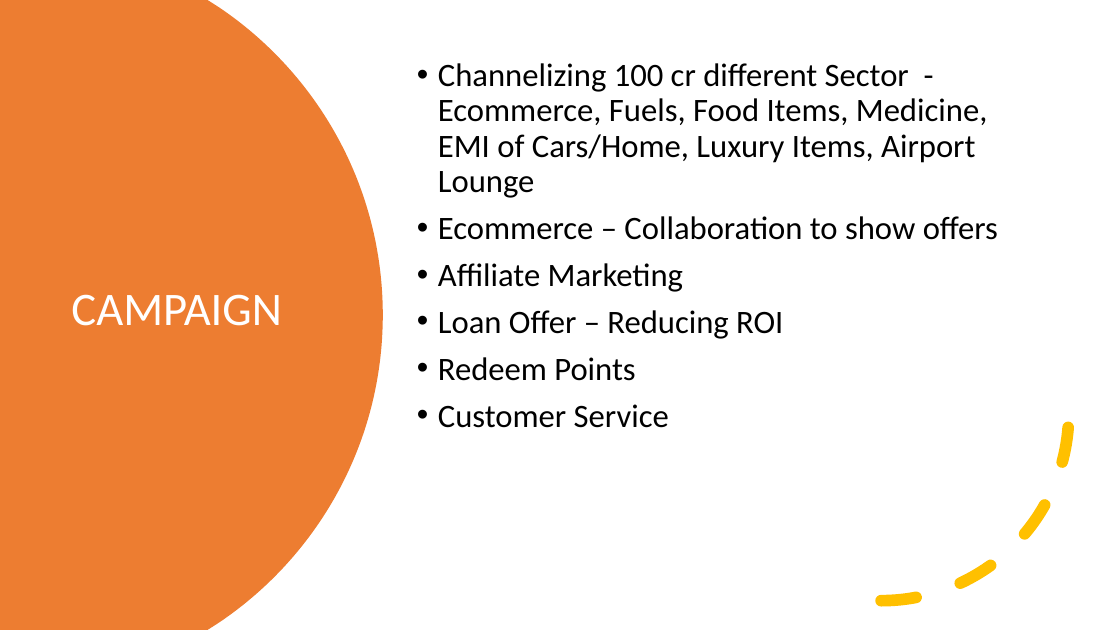
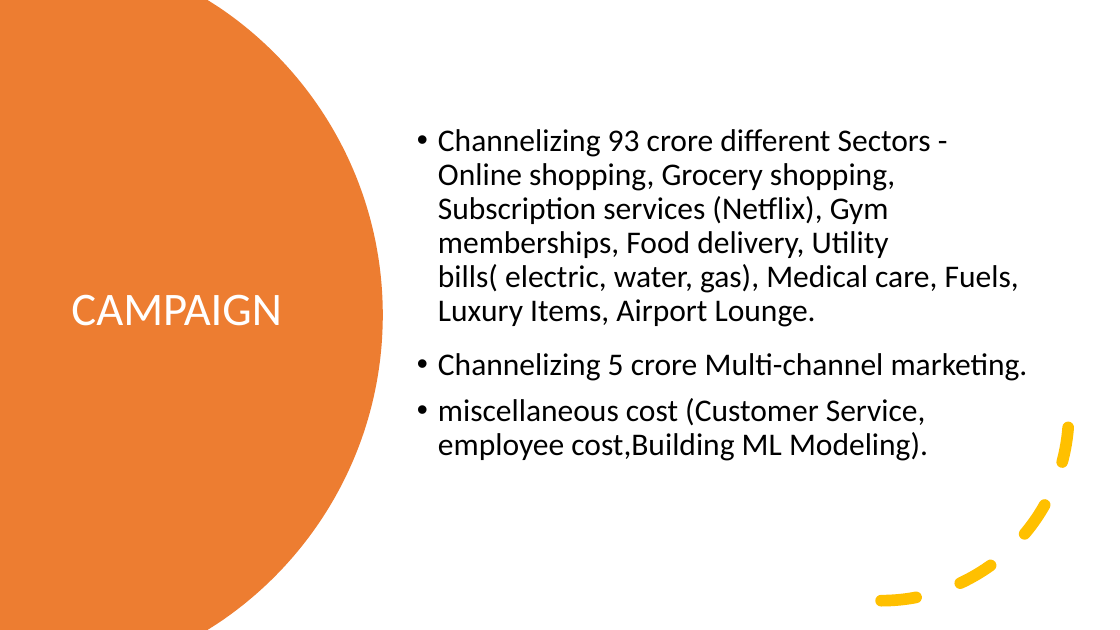
Before and after one commit to Ruthwik14/Case-Study, a slide deck: slide 5 of Monsoon Bonanza Offer.pptx. Drawn at 1120x630 pixels with LibreOffice and Linux fonts; fonts in the diff are those of the drawing. Boxes give left, top, right and bottom in pixels: in the first picture for what was removed or moved away, otherwise in the second. Text is boxed around its words. In the diff, an @@ line names an element or a change of style, - is before the commit and + after.

Commit message:
Monsoon Bonanza Offer

```diff
--- a/Monsoon Bonanza Offer.pptx
+++ b/Monsoon Bonanza Offer.pptx
@@ text at [438, 129, 1028, 461]: text changed; size 28 to 27 pt @@
-• Channelizing 100 cr different Sector - Ecommerce, Fuels, Food Items, Medicine, EMI of Cars/Home, Luxury Items, Airport Lounge
-• Ecommerce – Collaboration to show offers
-• Affiliate Marketing
-• Loan Offer – Reducing ROI
-• Redeem Points
-• Customer Service
+• Channelizing 93 crore different Sectors - Online shopping, Grocery shopping, Subscription services (Netflix), Gym memberships, Food delivery, Utility bills( electric, water, gas), Medical care, Fuels, Luxury Items, Airport Lounge.
+• Channelizing 5 crore Multi-channel marketing.
+• miscellaneous cost (Customer Service, employee cost,Building ML Modeling).
```
Also in this commit, not shown: 4 other slides changed, 1 slide added.
